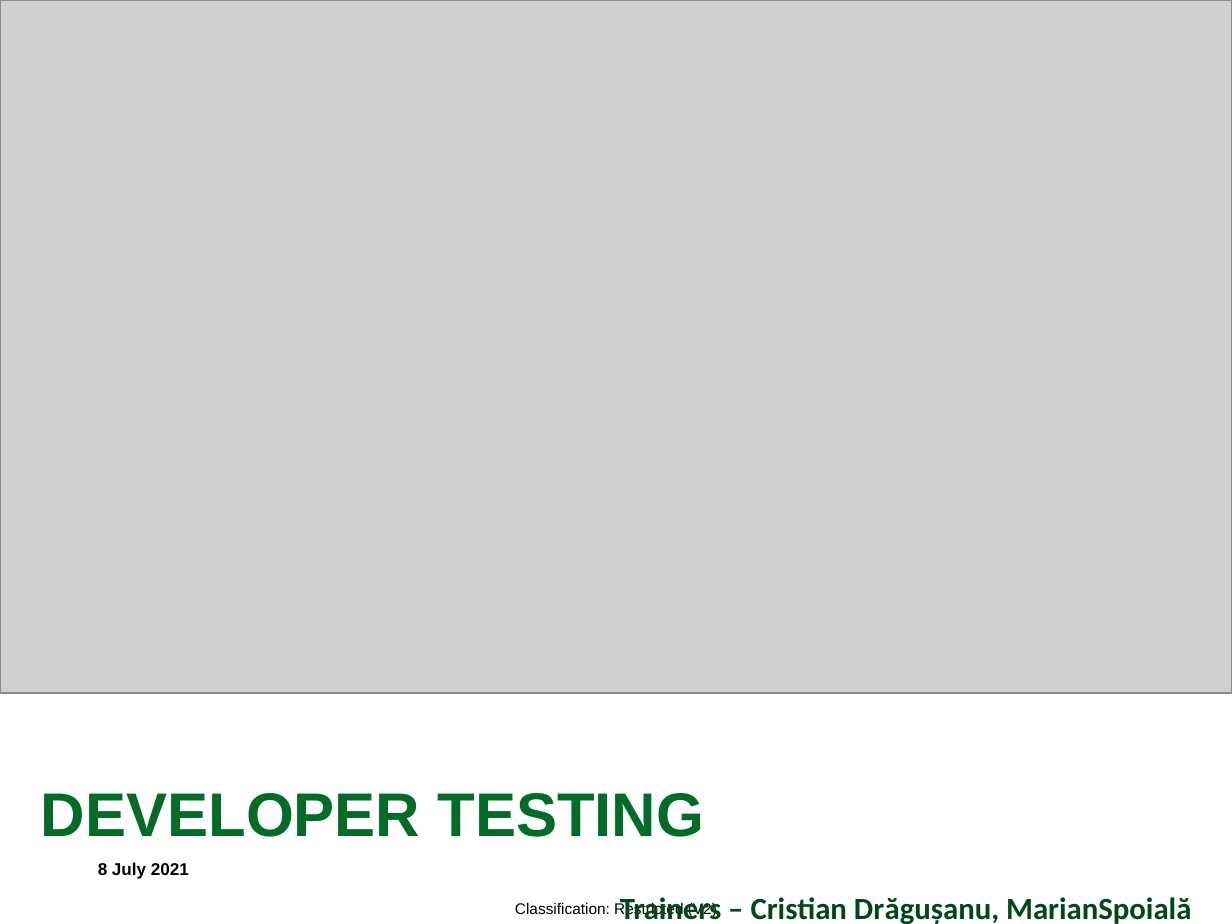
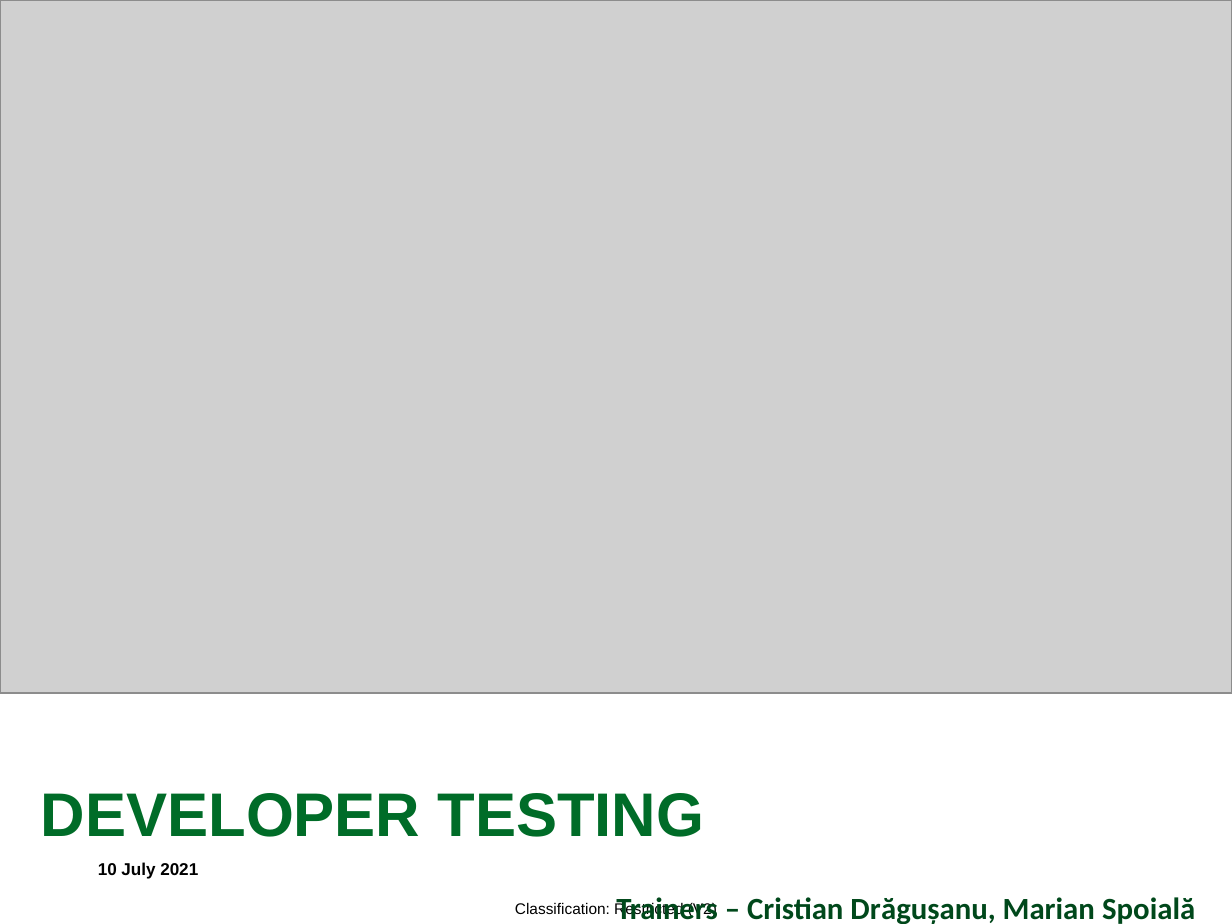
Before and after one commit to MarianCentric/summer_practice_2021, a slide deck: slide 1 of Developer testing 2021.pptx. Drawn at 1232x924 pixels with LibreOffice and Linux fonts; fonts in the diff are those of the drawing; grey boxes stand for pictures; background and template pictures are left out. Boxes give left, top, right and bottom in pixels: in the first picture for what was removed or moved away, otherwise in the second. Text is boxed around its words. In the diff, an @@ line names an element or a change of style, - is before the commit and + after.

```diff
--- a/Developer testing 2021.pptx
+++ b/Developer testing 2021.pptx
@@ text at (x1=98, y1=862, x2=198, y2=879): text changed @@
-8 July 2021
+10 July 2021
@@ text at (x1=616, y1=897, x2=1195, y2=924): spaces changed @@
-Trainers – Cristian Drăgușanu, MarianSpoială
+Trainers – Cristian Drăgușanu, Marian Spoială
```
Also in this commit, not shown: 55 other slides changed, 9 slides removed.
